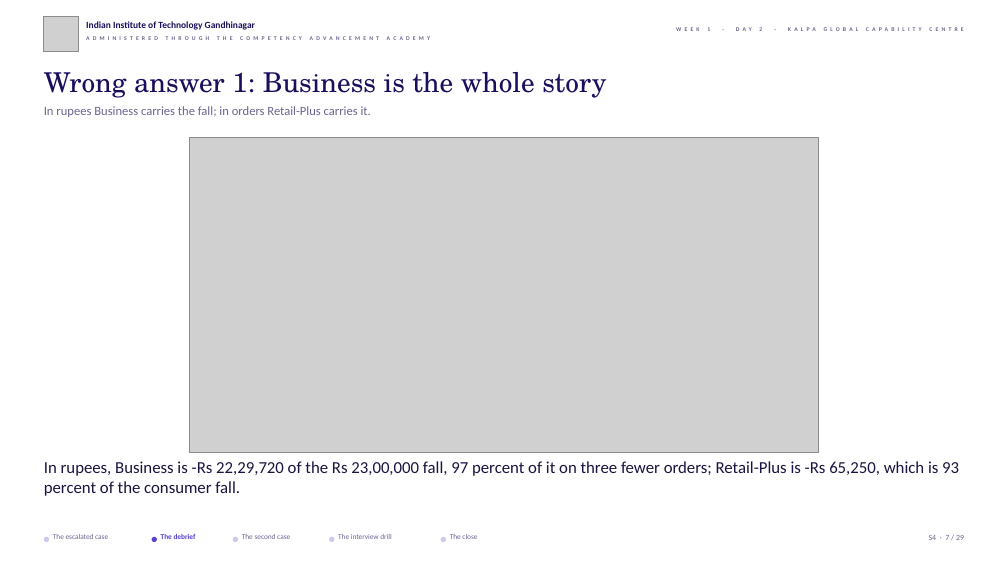
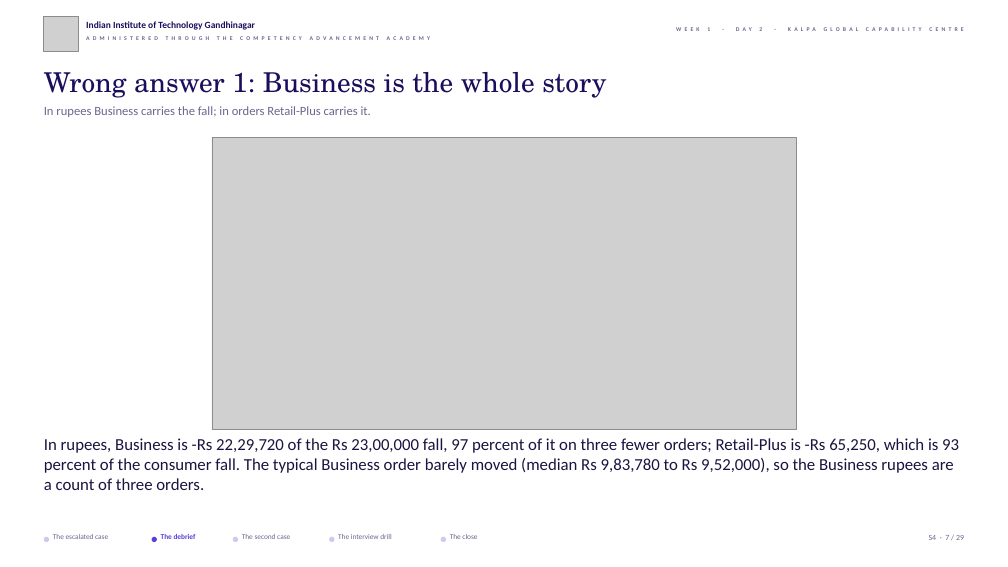
Before and after one commit to fde-academy-lab/c2-content-factory, a slide deck: slide 7 of content/W01/D2/slides/C2_W01_D02_half2_STUDENT.pptx. Drawn at 1008x567 pixels with LibreOffice and Linux fonts; fonts in the diff are those of the drawing; grey boxes stand for pictures; background and template pictures are left out. Boxes give left, top, right and bottom in pixels: in the first picture for what was removed or moved away, otherwise in the second. Text is boxed around its words. In the diff, an @@ line names an element or a change of style, - is before the commit and + after.

```diff
--- a/content/W01/D2/slides/C2_W01_D02_half2_STUDENT.pptx
+++ b/content/W01/D2/slides/C2_W01_D02_half2_STUDENT.pptx
@@ picture: place and size @@
-picture at [189,138,819,453]
+picture at [212,138,796,430]
@@ text at [44,438,959,490]: text changed @@
-In rupees, Business is -Rs 22,29,720 of the Rs 23,00,000 fall, 97 percent of it on three fewer orders; Retail-Plus is -Rs 65,250, which is 93 percent of the consumer fall.
+In rupees, Business is -Rs 22,29,720 of the Rs 23,00,000 fall, 97 percent of it on three fewer orders; Retail-Plus is -Rs 65,250, which is 93 percent of the consumer fall. The typical Business order barely moved (median Rs 9,83,780 to Rs 9,52,000), so the Business rupees are a count of three orders.
```
Also in this commit, not shown: 5 other slides changed, 2 other files.
